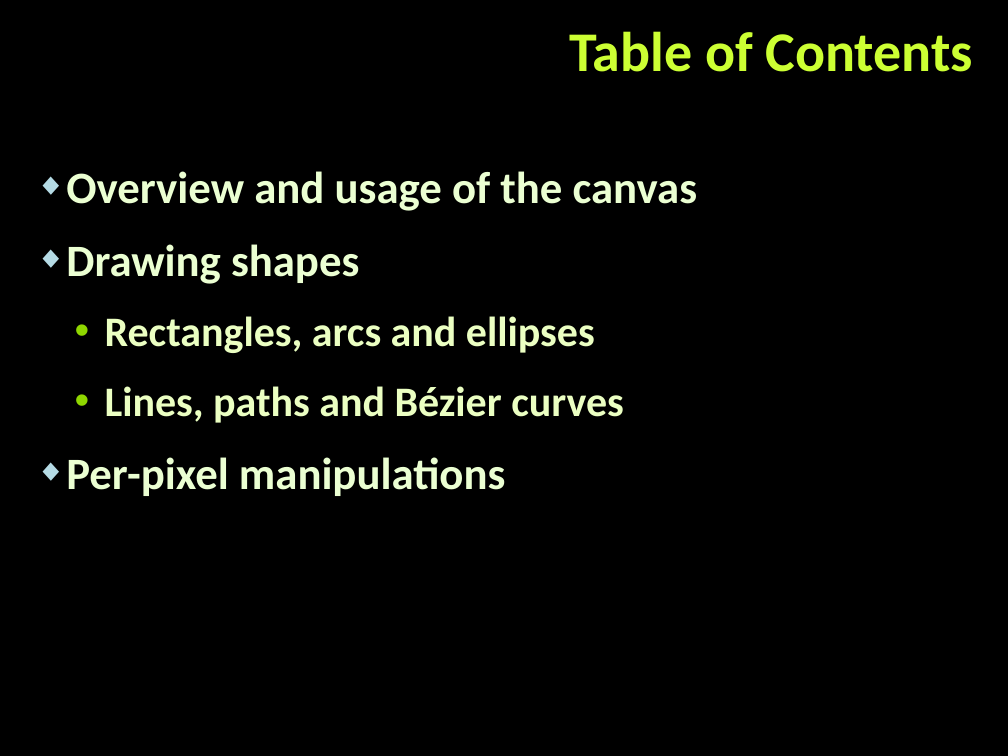
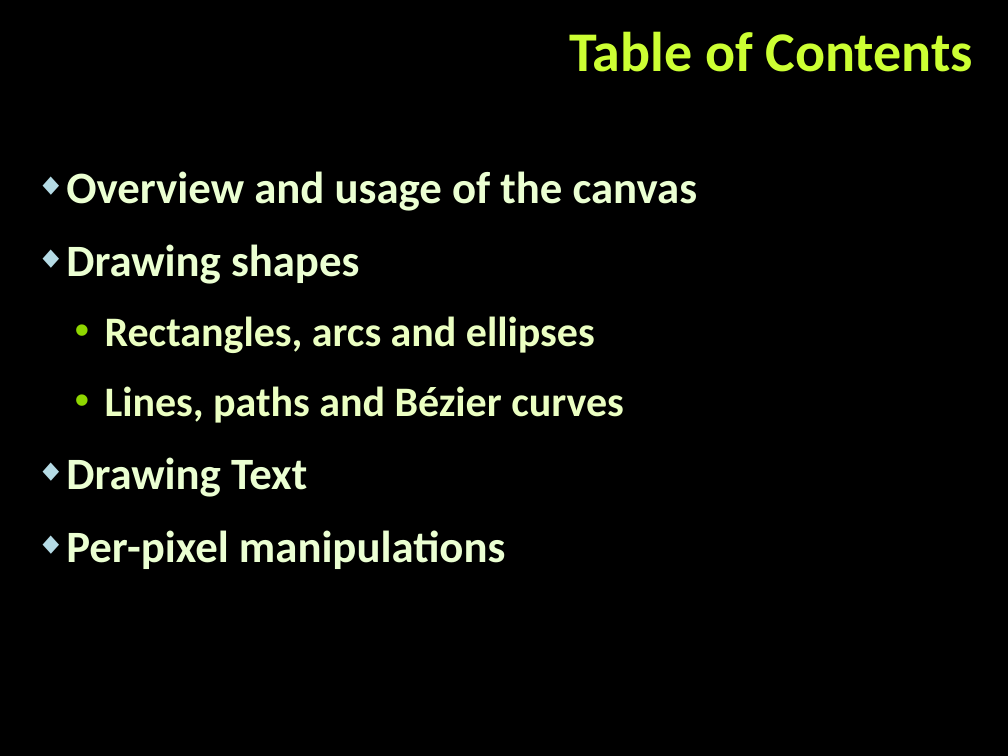
Before and after one commit to StefanSinapov/TelerikAcademy, a slide deck: slide 2 of 8. JavaScript UI & DOM/Lectures/02. Canvas.pptx. Drawn at 1008x756 pixels with LibreOffice and Linux fonts; fonts in the diff are those of the drawing; background and template pictures are left out. Boxes give left, top, right and bottom in pixels: in the first picture for what was removed or moved away, otherwise in the second. Text is boxed around its words. In the diff, an @@ line names an element or a change of style, - is before the commit and + after.

```diff
--- a/8. JavaScript UI & DOM/Lectures/02. Canvas.pptx
+++ b/8. JavaScript UI & DOM/Lectures/02. Canvas.pptx
@@ text at <box>66,457,307,497</box>: paragraph added @@
+◆ Drawing Text
```
Also in this commit, not shown: 8 other slides changed, 5 slides added, 6 other files.
